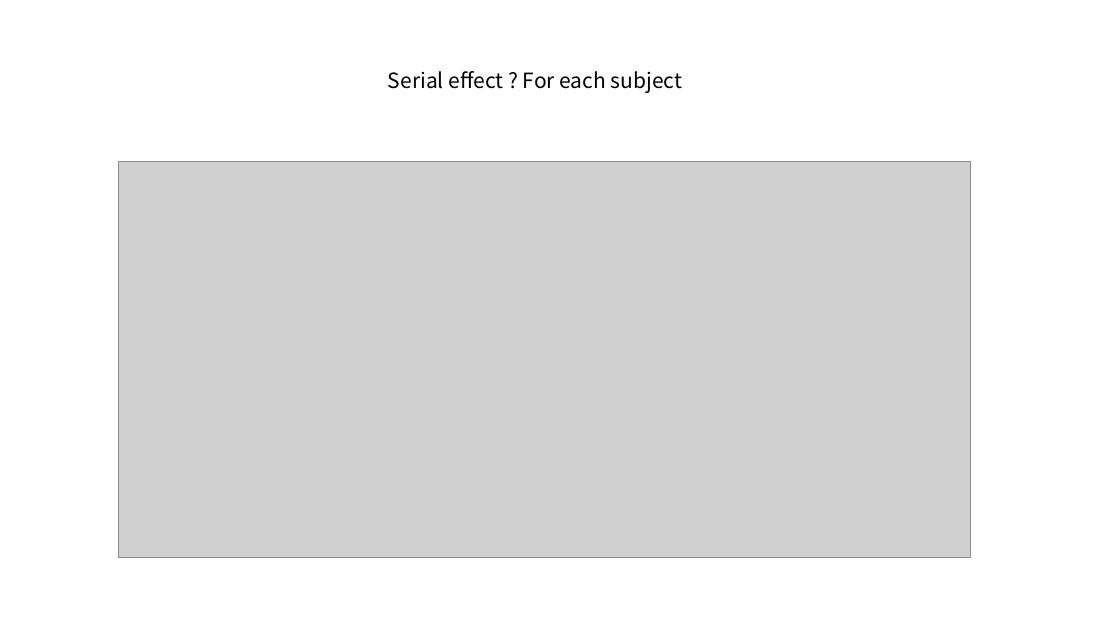
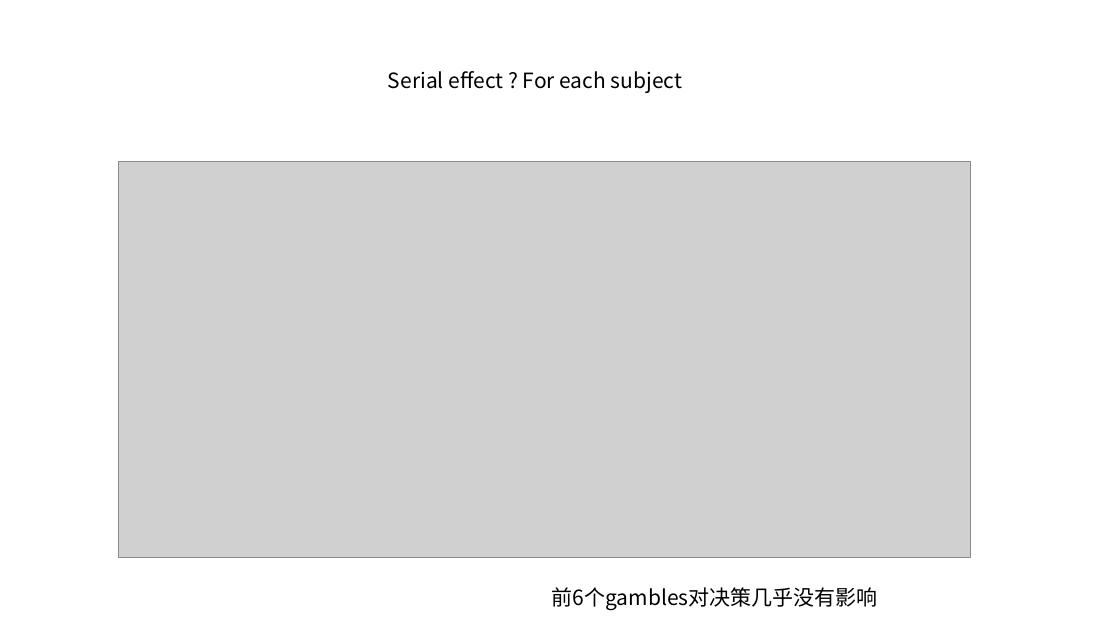
Before and after one commit to NieSz/poor-neuroeco-exp, a slide deck: slide 8 of anal/181111.pptx. Drawn at 1120x630 pixels with LibreOffice and Linux fonts; fonts in the diff are those of the drawing; grey boxes stand for pictures. Boxes give left, top, right and bottom in pixels: in the first picture for what was removed or moved away, otherwise in the second. Text is boxed around its words. In the diff, an @@ line names an element or a change of style, - is before the commit and + after.

```diff
--- a/anal/181111.pptx
+++ b/anal/181111.pptx
@@ text added at (552, 587, 878, 610), 18 pt, text #000000 @@
+前6个gambles对决策几乎没有影响
```
Also in this commit, not shown: 7 other slides changed, 1 slide added, 2 other files.
